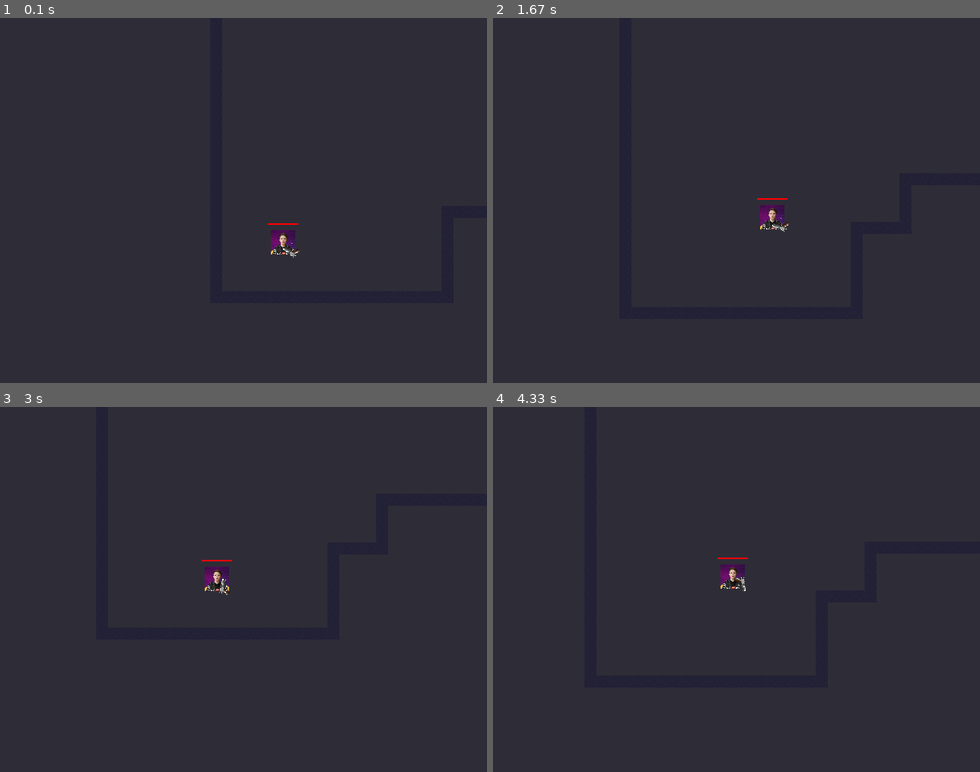
Above: before the commit, frames 1-4 (two rows, left to right).
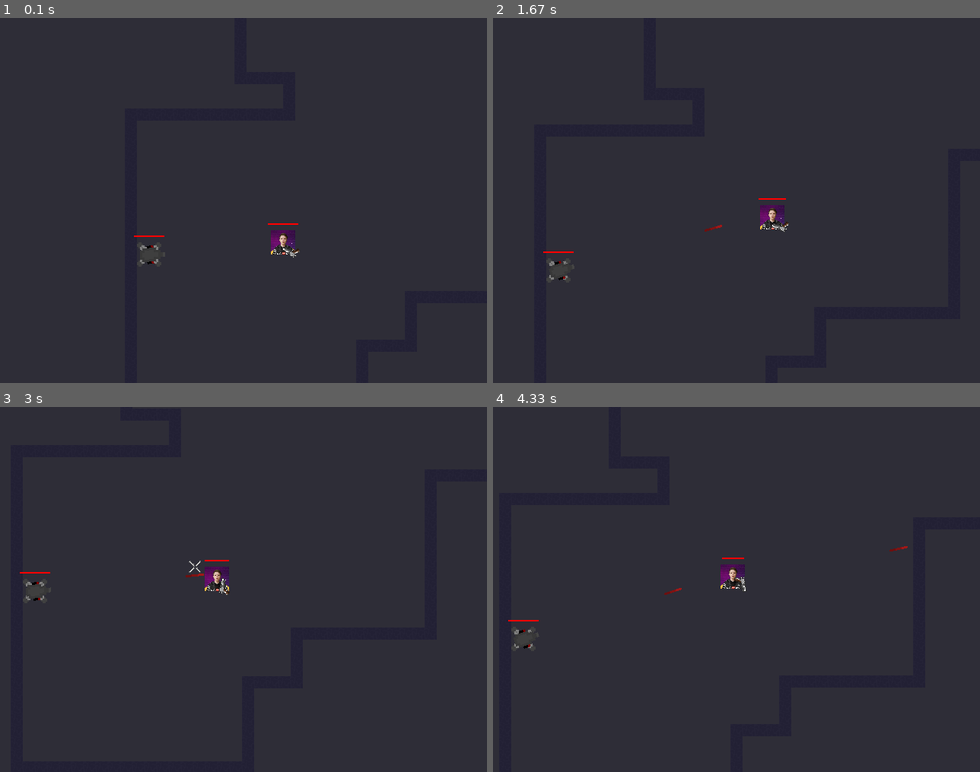
Above: after the commit, the same moments.

Repository: RyDawg-Studios/Chipset
Game: pygame game, started from main.py
The game is run twice, just before and just after one commit, with the same random seed, the same clock (stepped at 60 frames per second) and the same inputs.
Inputs (mouse positions are in pixels of both pictures, inside the frame that each line leads up to):
- Up to frame 1 (0.1 s): no input
- Up to frame 2 (1.67 s): tap Space at 0.33 s; hold Right 0.67-1.13 s; move the mouse to (892, 189) at 0.7 s; hold Up 1.17-1.47 s; move the mouse to (619, 204) at 1.2 s; hold Right from 1.5 s (still down); move the mouse to (585, 145) at 1.53 s
- Up to frame 3 (3 s): release Right at 1.97 s; hold Left 2-2.53 s; move the mouse to (316, 461) at 2.03 s; hold Down 2.57-2.87 s; move the mouse to (301, 622) at 2.6 s; hold Left from 2.9 s (still down); move the mouse to (253, 465) at 2.93 s
- Up to frame 4 (4.33 s): release Left at 3.3 s; hold Up 3.33-3.7 s; move the mouse to (561, 578) at 3.37 s; hold Right from 3.73 s (still down); move the mouse to (741, 629) at 3.77 s

The runs differ from the first frame. In frame 1, less than 0.1% of the frame differs, in the area x 27-34%, y 59-68%; in frame 2, 0.1%; in frame 3, 0.1%, in the area x 4-48%, y 41-54%; in frame 4, 0.1%.

Commit message:
Spawn random turret
playable video game technically?

Diff:
--- a/data/topdownshooter/content/levels/GeneratedLevel.py
+++ b/data/topdownshooter/content/levels/GeneratedLevel.py
@@ -5,6 +5,7 @@
 from data.topdownshooter.content.objects.hazard.hole.hole import Hole
 from data.topdownshooter.content.objects.levelgenerator.level_generator import LevelGenerator
 from data.topdownshooter.content.objects.player.player import ShooterPlayer
+from data.topdownshooter.content.objects.turret.turret import Turret
 from data.topdownshooter.content.objects.weapon.weapons.weapons import Pistol
 
 
@@ -17,8 +18,11 @@
 
         l = self.objectManager.add_object(LevelGenerator(man=self.objectManager, pde=pde, position=[0,0], scale=[16, 16]))
         pos = random.choice(l.whitespace)
-        p = self.objectManager.add_object(ShooterPlayer(man=self.objectManager, pde=pde, position=l.generate_safe_spawnpoint()))
+        p = self.objectManager.add_object(ShooterPlayer(man=self.objectManager, pde=pde, position=l.get_spawnpoint()))
         p.weapon = self.objectManager.add_object(obj=Pistol(man=self.objectManager, pde=self.pde, owner=p, position=[0,0]))
+
+        t = self.objectManager.add_object(Turret(man=self.objectManager, pde=pde, position=l.get_spawnpoint()))
+
 
     def deconstruct(self):
         return super().deconstruct()
--- a/data/topdownshooter/content/objects/levelgenerator/level_generator.py
+++ b/data/topdownshooter/content/objects/levelgenerator/level_generator.py
@@ -15,6 +15,7 @@
         self.fullrects = []
         self.whitespace = []
         self.points = []
+        self.safetiles = []
 
     def generate_points(self):
         for i in range(8):
@@ -52,7 +53,7 @@
                 if tile not in self.whitespace:
                     self.man.add_object(obj=Tile(man=self.man, pde=self.pde, position=[tile[0]*16 + 16, tile[1]*16 + 16], sprite=r'data\topdownshooter\assets\sprites\tiles\wall1.png'))
 
-    def generate_safe_spawnpoint(self):
+    def generate_safe_spawnpoints(self):
         safe = []
         for point in self.whitespace:
             for rect in self.rects:
@@ -60,8 +61,12 @@
                     if getpointdistance(tile[0], tile[1], point[0], point[1]) > 64:
                         safe.append(point)
 
-        point = random.choice(safe)
-        return [point[0]*16 + 8, point[1]*16 + 8]
+        self.safetiles = safe
+
+    def get_spawnpoint(self):
+        point = random.choice(self.safetiles)
+
+        return [point[0]*16+8, point[1]*16+8]
 
 
 
@@ -70,3 +75,4 @@
         self.generate_points()
         self.generate_rects()
         self.generate_tiles()
+        self.generate_safe_spawnpoints()
